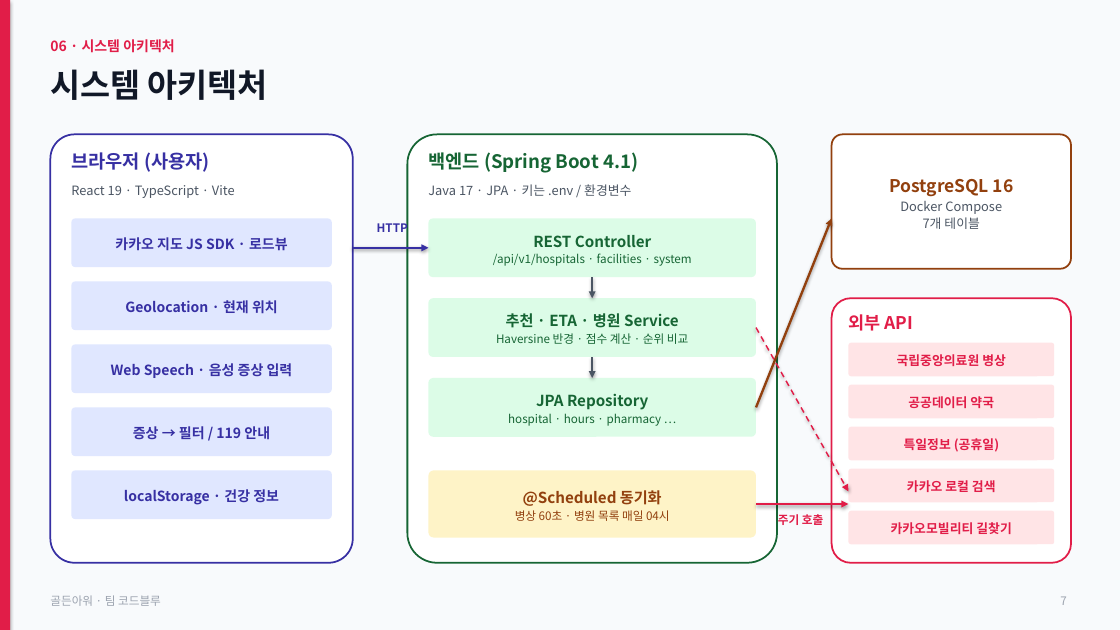
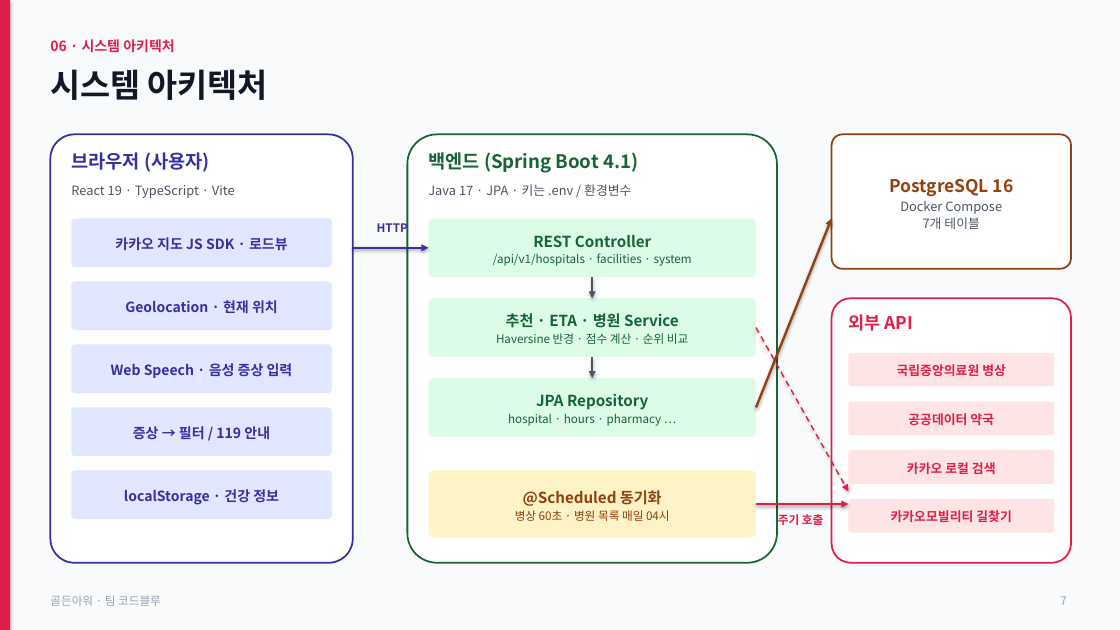
Before and after one commit to jhh1216/hourppt, a slide deck: slide 7 of golden-hour.pptx. Drawn at 1120x630 pixels with LibreOffice and Linux fonts; fonts in the diff are those of the drawing. Boxes give left, top, right and bottom in pixels: in the first picture for what was removed or moved away, otherwise in the second. Text is boxed around its words. In the diff, an @@ line names an element or a change of style, - is before the commit and + after.

```diff
--- a/golden-hour.pptx
+++ b/golden-hour.pptx
@@ rounded rectangle "국립중앙의료원 병상": place and size @@
-rounded rectangle "국립중앙의료원 병상" at bbox=[849, 343, 1054, 376]
+rounded rectangle "국립중앙의료원 병상" at bbox=[849, 353, 1054, 386]
@@ rounded rectangle "공공데이터 약국": place and size @@
-rounded rectangle "공공데이터 약국" at bbox=[849, 385, 1054, 418]
+rounded rectangle "공공데이터 약국" at bbox=[849, 402, 1054, 435]
@@ rounded rectangle removed at bbox=[849, 427, 1054, 460] @@
-특일정보 (공휴일)
@@ rounded rectangle "카카오 로컬 검색": place and size @@
-rounded rectangle "카카오 로컬 검색" at bbox=[849, 469, 1054, 502]
+rounded rectangle "카카오 로컬 검색" at bbox=[849, 450, 1054, 484]
@@ rounded rectangle "카카오모빌리티 길찾기": place and size @@
-rounded rectangle "카카오모빌리티 길찾기" at bbox=[849, 511, 1054, 544]
+rounded rectangle "카카오모빌리티 길찾기" at bbox=[849, 499, 1054, 533]
```
Also in this commit, not shown: 7 other slides changed, 2 other files.
